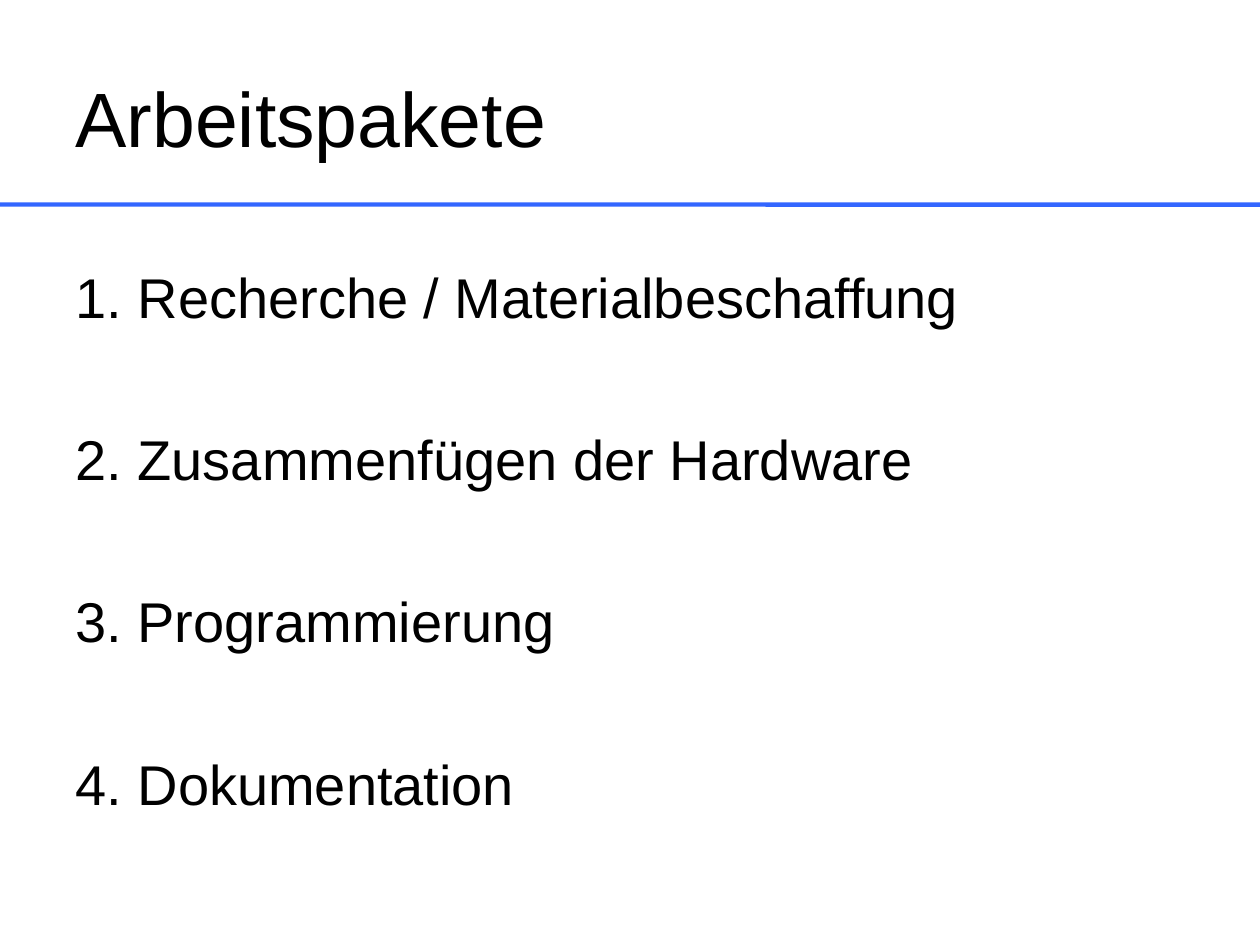
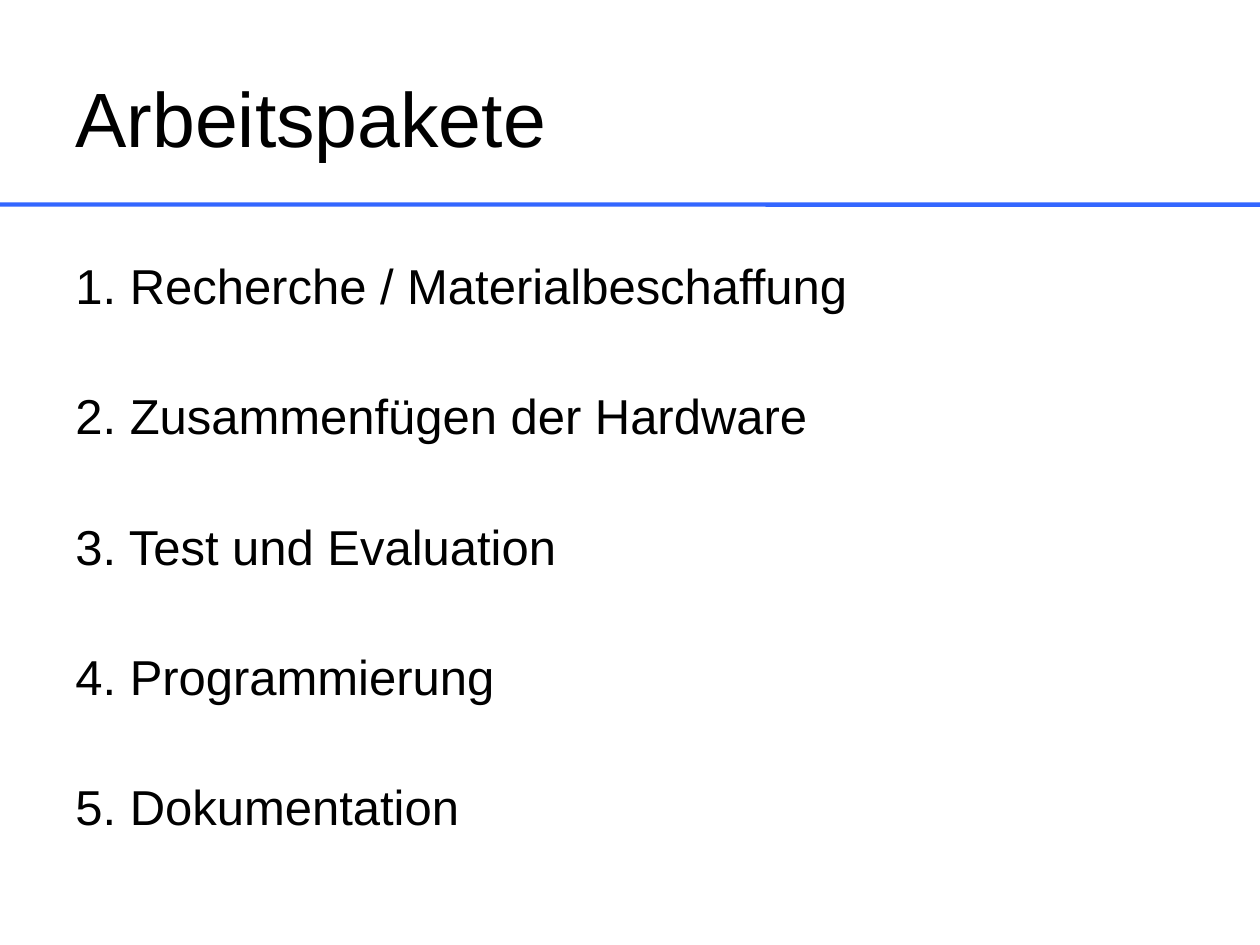
Before and after one commit to Daedalus-TUM/PP_mwmbt, a slide deck: slide 7 of Projektplan_Präsentation.ppt (slide 5 before the commit). Drawn at 1260x945 pixels with LibreOffice and Linux fonts; fonts in the diff are those of the drawing. Boxes give left, top, right and bottom in pixels: in the first picture for what was removed or moved away, otherwise in the second. Text is boxed around its words. In the diff, an @@ line names an element or a change of style, - is before the commit and + after.

```diff
--- a/Projektplan_Präsentation.ppt
+++ b/Projektplan_Präsentation.ppt
@@ text at (x1=75, y1=268, x2=847, y2=444): size 32 to 28 pt in "1. Recherche / Materialbeschaffung", "2. Zusammenfügen der Hardware"; line spacing 1 to 0.9; less space between paragraphs @@
@@ text at (x1=75, y1=529, x2=556, y2=826): text changed; size 32 to 28 pt @@
-3. Programmierung
-4. Dokumentation
+3. Test und Evaluation
+4. Programmierung
+5. Dokumentation
```
Also in this commit, not shown: 2 other slides changed, 2 slides added.
